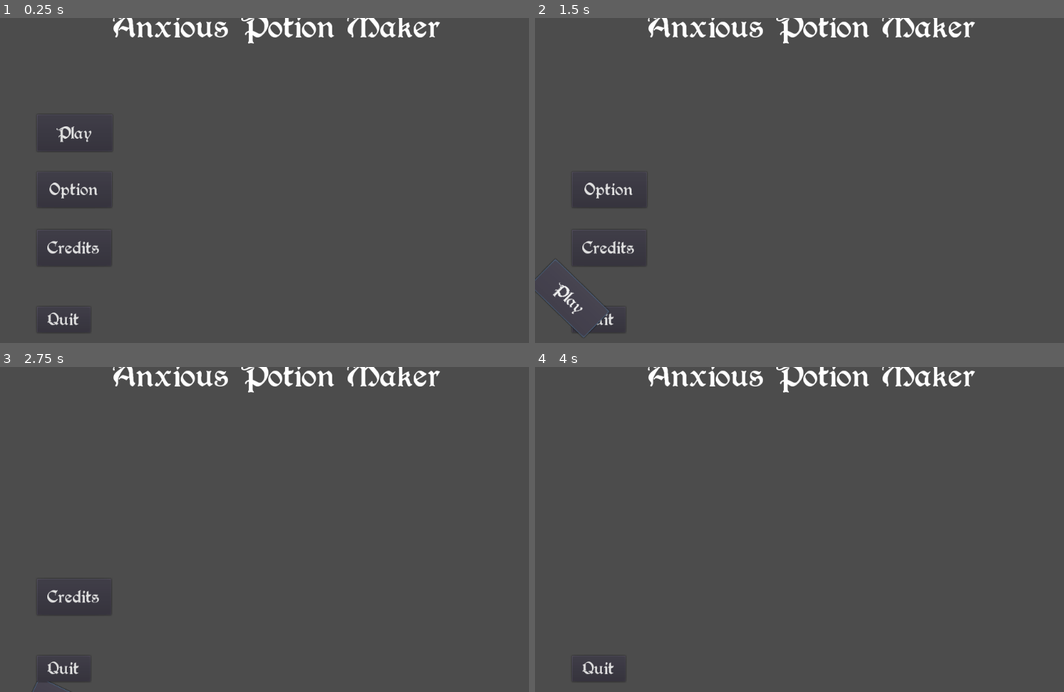
Above: before the commit, frames 1-4 (two rows, left to right).
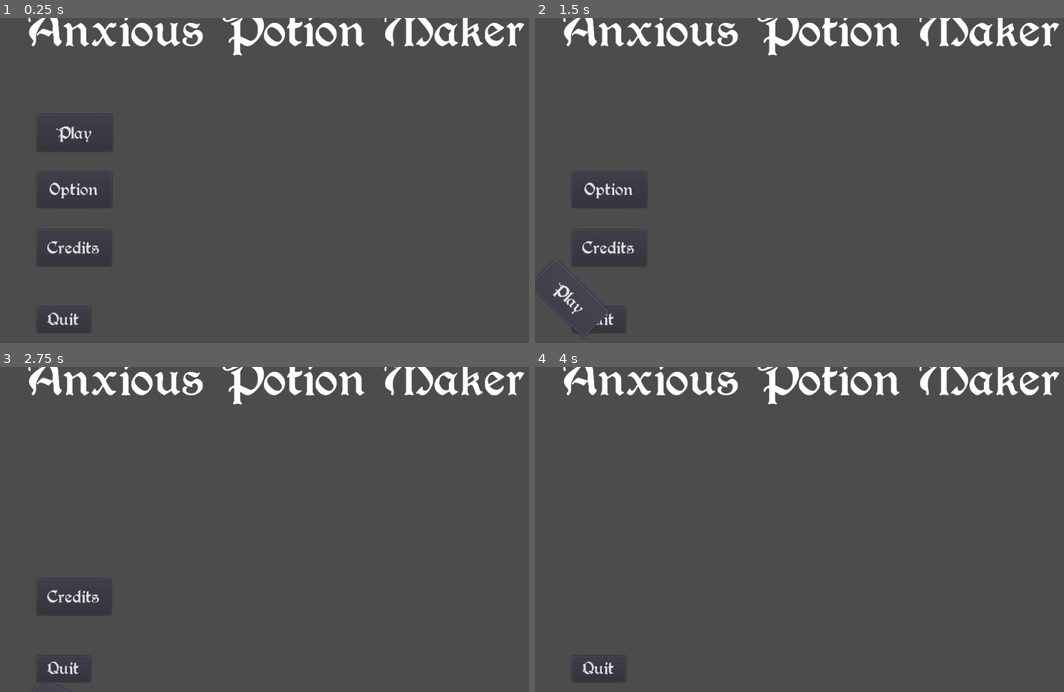
Above: after the commit, the same moments.

Repository: Raphahel/CozyFallJam
Game: Godot game, scene res://Scenes/MainMenu.tscn
Two runs of this game, one before a commit and one after it. Both use one fixed random seed, a clock stepped at 60 frames per second and the inputs below. The project has no main scene, so this scene is started directly.
Inputs:
- Up to frame 1 (0.25 s): no input
- Up to frame 2 (1.5 s): click "Play" at 0.5 s; click "Play" at 1.25 s
- Up to frame 3 (2.75 s): click "Option" at 2 s
- Up to frame 4 (4 s): click "Credits" at 2.75 s; hold Right (move_right) from 3.53 s (still down)

The runs differ from the first frame. In frame 1, 4.0% of the frame differs, in the area x 5-100%, y 0-12%; in frame 2, 4.0%; in frame 3, 4.0%; in frame 4, 4.0%.

Commit message:
change size

Diff:
--- a/Ressources/berry_title.tres
+++ b/Ressources/berry_title.tres
@@ -3,6 +3,6 @@
 [ext_resource path="res://Ressources/Berry Rotunda.ttf" type="DynamicFontData" id=1]
 
 [resource]
-size = 43
+size = 65
 extra_spacing_bottom = -12
 font_data = ExtResource( 1 )
